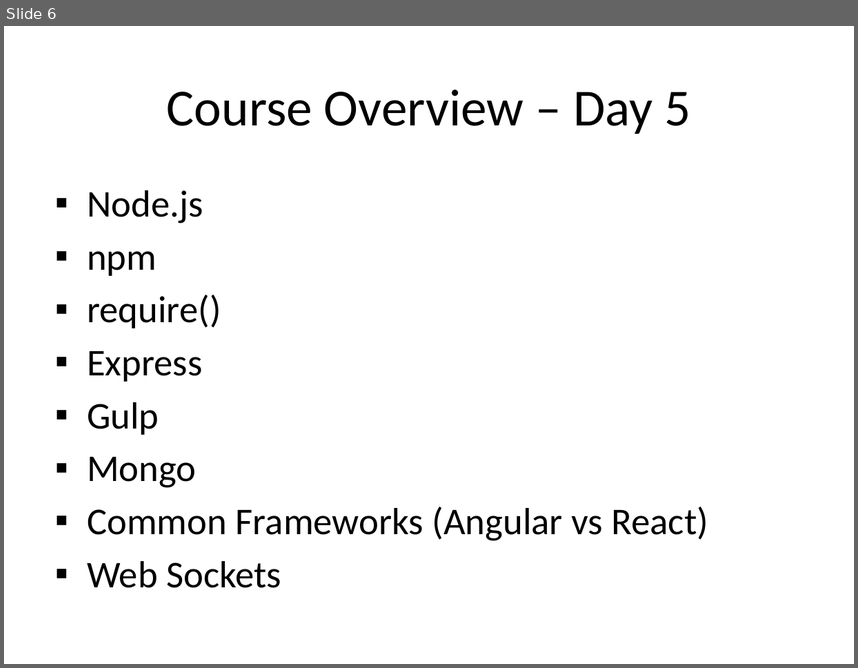
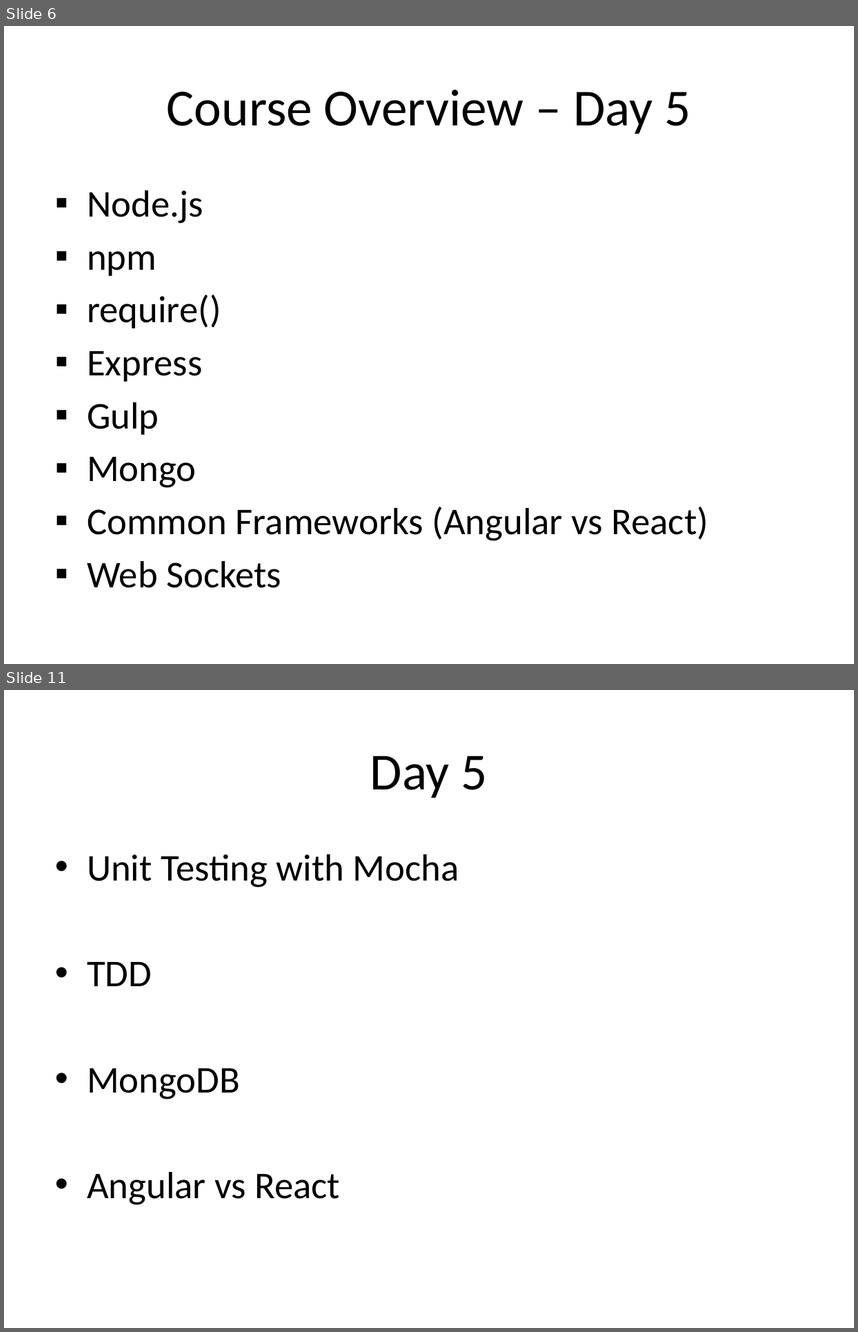
Before and after one commit to reachwill/coursecode, a slide deck: RoS/overview.pptx. Shown one above the other, each under a label of ours: slide 6 before the commit, slides 6 and 11 after it; the slides between them are not shown. The pictures are 858x668 and 858x1332 pixels, drawn with LibreOffice and Linux fonts; fonts in the diff are those of the drawing. Boxes give left, top, right and bottom in pixels: in the first picture for what was removed or moved away, otherwise in the second. Text is boxed around its words. In the diff, an @@ line names an element or a change of style, - is before the commit and + after.

Commit message:
react added

```diff
--- a/RoS/overview.pptx
+++ b/RoS/overview.pptx
@@ slide 11 added at (x1=4, y1=690, x2=854, y2=1328), background #FFFFFF @@
@@ title added at (x1=370, y1=756, x2=488, y2=798), 44 pt, text #000000 @@
+Day 5
@@ text added at (x1=87, y1=854, x2=459, y2=1205), 32 pt, text #000000 @@
+• Unit Testing with Mocha
+• TDD
+• MongoDB
+• Angular vs React
```
Also in this commit, not shown: 4 other slides added, 2 other files.
